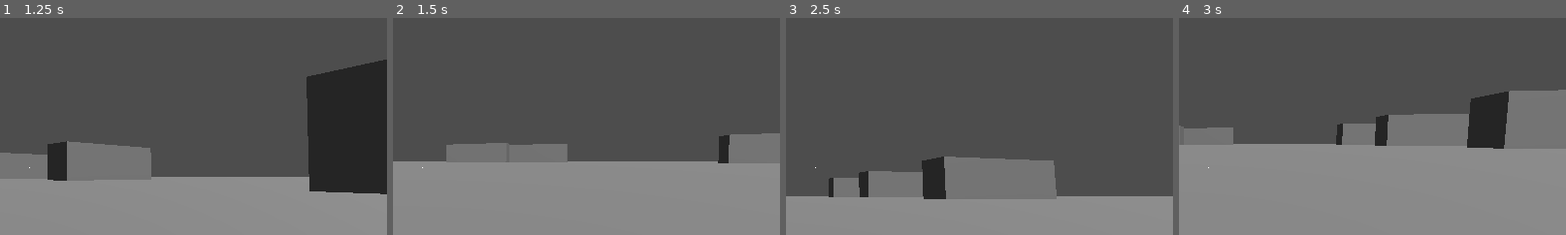
Above: before the commit, frames 1-4 (left to right).
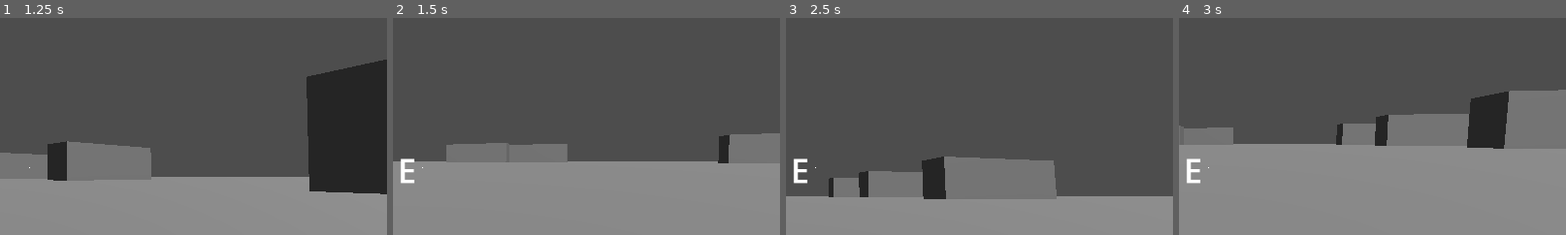
Above: after the commit, the same moments.

Repository: StrahovGameDev/StraHov
Game: Godot game, scene res://main_scene/game_manager.tscn
Same seed, same stepped clock (60 frames per second), same inputs: the game is played once before the commit and once after it.
Inputs (mouse positions are % of the whole screen's width and height, from its top left):
- Up to frame 1 (1.25 s): tap Enter (enter) at 0.5 s; move the mouse to (55, 50) at 0.52 s; hold Space (fly_up) from 0.53 s (still down); hold Enter (enter) from 0.53 s (still down); tap E (accept, bound only after the commit) at 0.8 s
- Up to frame 2 (1.5 s): keep holding Space (fly_up); move the mouse to (45, 50) at 1.27 s; release Enter (enter) at 1.28 s; tap E (accept, bound only after the commit) at 1.35 s
- Up to frame 3 (2.5 s): keep holding Space (fly_up); tap Enter (enter) at 1.55 s; tap E (accept, bound only after the commit) at 2, 2.3 s; move the mouse to (52, 48) at 2.02 s; hold Enter (enter) from 2.03 s (still down)
- Up to frame 4 (3 s): keep holding Space (fly_up); tap E (accept, bound only after the commit) at 2.75, 2.85 s; move the mouse to (49, 52) at 2.77 s; release Enter (enter) at 2.78 s
The pictures show only the part of the screen within x 46-96%, y 16-65%; the shares and areas given below are measured in that part.

Frame 1 is identical in both runs. In frame 2, 0.3% of the frame differs, in the area x 2-6%, y 64-77%; in frame 3, 0.3%; in frame 4, 0.3%.

Commit message:
dialog: Added dialog area

Diff:
--- /dev/null
+++ b/dialog_trigger.gd
@@ -0,0 +1,23 @@
+extends Node3D
+
+@export var text = "Default text"
+
+func _ready() -> void:
+	pass # Replace with function body.
+
+
+# Called every frame. 'delta' is the elapsed time since the previous frame.
+func _process(delta: float) -> void:
+	pass
+
+
+func _on_area_3d_body_entered(body: Node3D) -> void:
+	if body.is_in_group("player"):
+		body.dialog_label.visible = true
+		body.current_dialog = text
+
+
+func _on_area_3d_body_exited(body: Node3D) -> void:
+	if body.is_in_group("player"):
+		body.dialog_label.visible = false
+		body.current_dialog = ""
--- a/main_scene/player.tscn
+++ b/main_scene/player.tscn
@@ -8,7 +8,8 @@
 
 [sub_resource type="CapsuleMesh" id="CapsuleMesh_dhtji"]
 
-[node name="Player" type="CharacterBody3D"]
+[node name="Player" type="CharacterBody3D" groups=["player"]]
+collision_layer = 3
 script = ExtResource("1_l7a3g")
 
 [node name="FPS" type="Label" parent="."]
@@ -37,3 +38,19 @@
 grow_horizontal = 2
 grow_vertical = 2
 script = ExtResource("2_ujf4b")
+
+[node name="CanvasLayer" type="CanvasLayer" parent="."]
+
+[node name="EnterDialog" type="Label" parent="CanvasLayer"]
+offset_left = 539.0
+offset_top = 293.0
+offset_right = 649.0
+offset_bottom = 383.0
+theme_override_font_sizes/font_size = 50
+text = "E"
+
+[node name="Dialog" type="Label" parent="CanvasLayer"]
+offset_left = 157.0
+offset_top = 279.0
+offset_right = 964.0
+offset_bottom = 375.0
--- a/player.gd
+++ b/player.gd
@@ -1,11 +1,15 @@
 extends CharacterBody3D
 
 @onready var head = $Head
+@onready var dialog_label = $CanvasLayer/EnterDialog
+@onready var dialog = $CanvasLayer/Dialog
 
 @export var speed = 5.0
 const JUMP_VELOCITY = 4.5
 
 var mouse_sens = 0.5
+
+var current_dialog = ""
 
 var gravity = ProjectSettings.get_setting("physics/3d/default_gravity")
 
@@ -24,6 +28,8 @@
 func _ready():
 	Input.set_mouse_mode(Input.MOUSE_MODE_CAPTURED)
 	$Console.set_player_variables.connect(_on_set_player_variables)
+	dialog_label.visible = false
+	dialog.visible = false
 
 
 func _input(event: InputEvent) -> void:
@@ -51,6 +57,14 @@
 			flying_toggle()
 		last_space_pressed_time = current_time
 	#endregion
+
+	if event.is_action_pressed("accept") and !dialog.visible:
+		dialog.text = current_dialog
+		dialog_label.visible = false
+		dialog.visible = true
+	elif event.is_action_pressed("accept") and dialog.visible:
+		dialog.visible = false
+		dialog_label.visible = true
 
 func flying_toggle():
 	flying = !flying
--- a/project.godot
+++ b/project.godot
@@ -62,3 +62,13 @@
 "events": [Object(InputEventKey,"resource_local_to_scene":false,"resource_name":"","device":-1,"window_id":0,"alt_press …(195 unchanged characters)…
 ]
 }
+accept={
+"deadzone": 0.2,
+"events": [Object(InputEventKey,"resource_local_to_scene":false,"resource_name":"","device":-1,"window_id":0,"alt_pressed":false,"shift_pressed":false,"ctrl_pressed":false,"meta_pressed":false,"pressed":false,"keycode":0,"physical_keycode":69,"key_label":0,"unicode":101,"location":0,"echo":false,"script":null)
+]
+}
+
+[layer_names]
+
+3d_physics/layer_1="collisions"
+3d_physics/layer_2="dialogs"
--- /dev/null
+++ b/scenes/dialog_trigger.tscn
@@ -0,0 +1,19 @@
+[gd_scene load_steps=3 format=3 uid="uid://c8bmivm077ad"]
+
+[ext_resource type="Script" uid="uid://cd1ad3w36xlmm" path="res://dialog_trigger.gd" id="1_8k0hx"]
+
+[sub_resource type="SphereShape3D" id="SphereShape3D_w5nrb"]
+radius = 2.72591
+
+[node name="DialogTrigger" type="Node3D"]
+script = ExtResource("1_8k0hx")
+
+[node name="Area3D" type="Area3D" parent="."]
+collision_layer = 2
+collision_mask = 2
+
+[node name="CollisionShape3D" type="CollisionShape3D" parent="Area3D"]
+shape = SubResource("SphereShape3D_w5nrb")
+
+[connection signal="body_entered" from="Area3D" to="." method="_on_area_3d_body_entered"]
+[connection signal="body_exited" from="Area3D" to="." method="_on_area_3d_body_exited"]
Not shown, added: dialog_trigger.gd.uid
